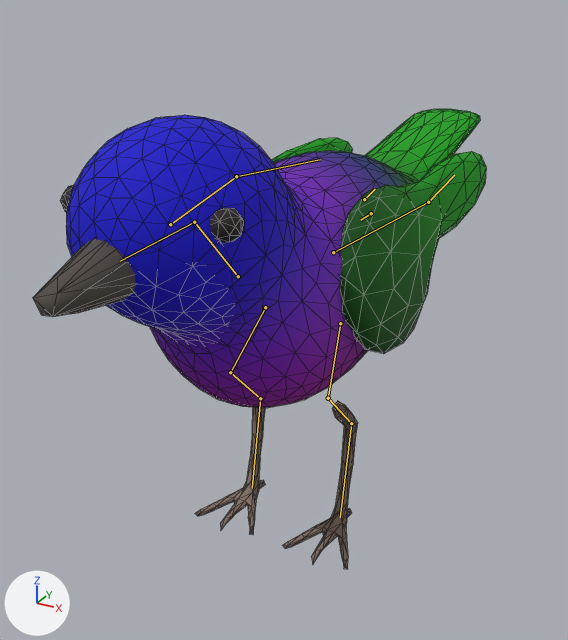
An edit to the glTF model assets/beast_songbird.glb, drawn before and after from the same camera.
Before and after are seen from a 50 mm lens placed at (0.0792, -0.153, 0.1293), pointed at (-0.0087, 0.0067, 0.0495). Lighting does not change. The marker at lower left points along +X, +Y and +Z. The picture after the commit comes second. The bones that change, and the others that lie on the model, are drawn over the model as lines. Mesh edges are drawn as thin lines.

In view in the first picture: 'beast_songbird_feather', 'beast_songbird_horn'.
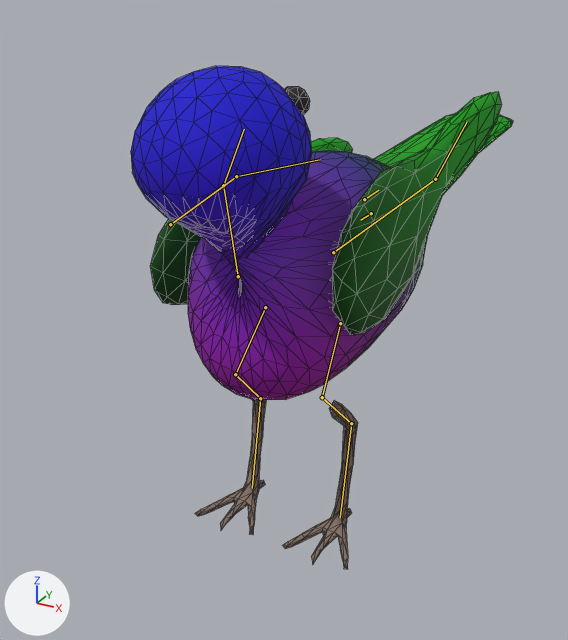
The newer file adds an action. The first version stands in its rest pose; the second is drawn at frame 63 of the action 'preen'.

Changed parts and their boxes [x1, y1, x2, y2] in the pictures (568 x 640 px):
'beast_songbird_feather', posed (9% narrower, 12% taller)
    before: [66, 109, 486, 408]
    after: [131, 66, 513, 400]
'beast_songbird_horn', posed
    before: [33, 185, 358, 569]
    after: [195, 86, 358, 569]
bone 'neck', root to tip
    before: (238, 276) to (194, 222)
    after: (238, 276) to (223, 185)
bone 'head', root to tip
    before: (194, 222) to (120, 261)
    after: (223, 185) to (244, 129)
bone 'tail1', root to tip
    before: (364, 199) to (375, 189)
    after: (364, 199) to (378, 190)
bone 'thigh.L', root to tip
    before: (340, 323) to (328, 398)
    after: (340, 323) to (322, 397)
bone 'shin.L', root to tip
    before: (328, 398) to (351, 423)
    after: (322, 397) to (351, 423)
bone 'thigh.R', root to tip
    before: (265, 307) to (230, 372)
    after: (265, 307) to (235, 374)
bone 'shin.R', root to tip
    before: (230, 372) to (260, 398)
    after: (235, 374) to (260, 398)
bone 'wing1.L', root to tip
    before: (333, 252) to (428, 202)
    after: (333, 252) to (435, 179)

The change in detail:
Bone 'neck' (bone_neck) turns from (0, 0, 0) to (28, 175, 0) degrees about its own x, y and z.
Bone 'head' (bone_head) turns from (0, 0, 0) to (32, 0, -28) degrees about its own x, y and z.
Bone 'tail1' (bone_tail1) turns from (0, 0, 0) to (0, 0, -9) degrees about its own x, y and z.
Bone 'thigh.L' (bone_thigh_l) turns from (0, 0, 0) to (0, 0, 5) degrees about its own x, y and z.
Bone 'shin.L' (bone_shin_l) turns from (0, 0, 0) to (1, -5, -5) degrees about its own x, y and z.
Bone 'hock.L' (bone_hock_l) turns from (0, 0, 0) to (-1, -4, 2) degrees about its own x, y and z.
Bone 'thigh.R' (bone_thigh_r) turns from (0, 0, 0) to (0, 0, -5) degrees about its own x, y and z.
Bone 'shin.R' (bone_shin_r) turns from (0, 0, 0) to (1, 5, 5) degrees about its own x, y and z.
Bone 'hock.R' (bone_hock_r) turns from (0, 0, 0) to (-1, 4, -2) degrees about its own x, y and z.
Bone 'wing1.L' (bone_wing1_l) turns from (0, 0, 0) to (9, 17, 0) degrees about its own x, y and z.
